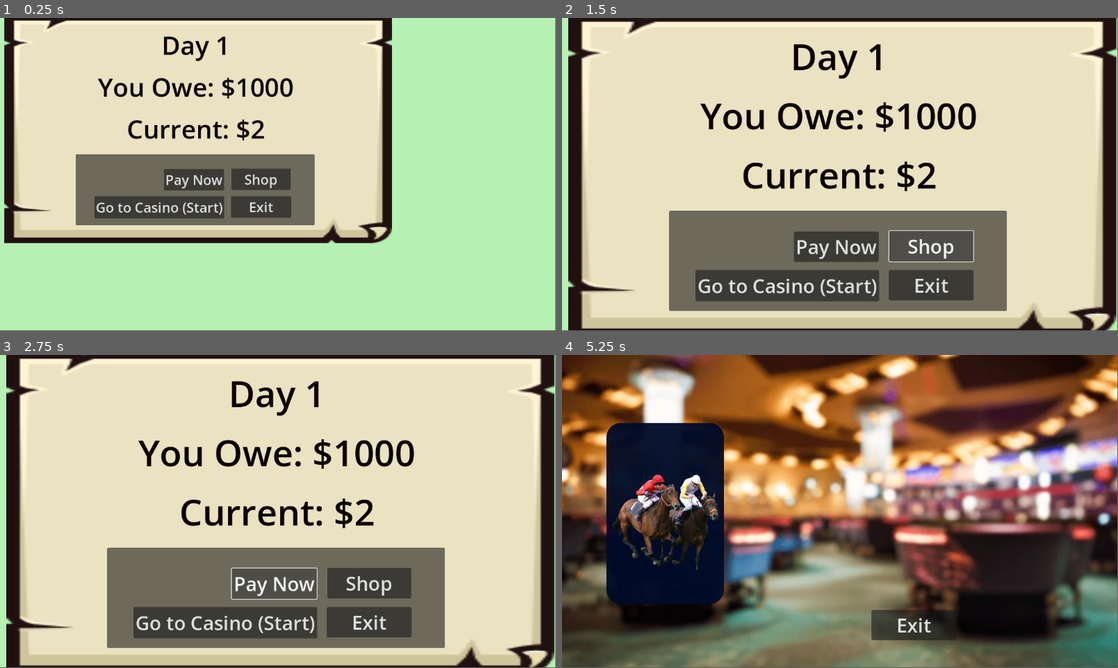
Above: before the commit, frames 1-4 (two rows, left to right).
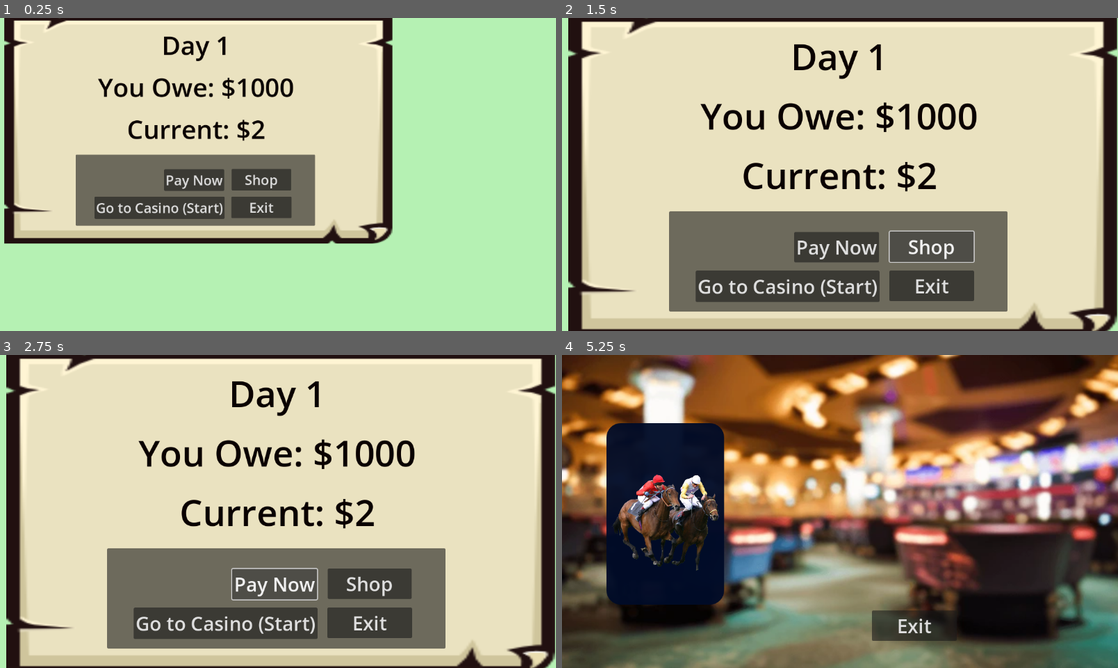
Above: after the commit, the same moments.

Repository: BigHBen/ACM_GameDev_Fall2024
Game: Godot game, scene res://Scenes/hub.tscn
The game is run twice, just before and just after one commit, with the same random seed, the same clock (stepped at 60 frames per second) and the same inputs.
Inputs:
- Up to frame 1 (0.25 s): no input
- Up to frame 2 (1.5 s): click "Pay Now" at 0.5 s; click "Shop" at 1.25 s
- Up to frame 3 (2.75 s): click "Pay Now" at 2 s
- Up to frame 4 (5.25 s): click "Shop" at 2.75 s; click "Pay Now" at 3.5 s; click "Shop" at 4.25 s; click "Go to Casino (Start)" at 5 s
In our replay, the window is 799x449 before the commit and 800x450 after it. These sizes can differ from the game's own. Grey fills any space a smaller window leaves; there, only what the larger window draws over its background counts as a difference.

The runs differ from the first frame. In frame 1, 2.7% of the frame differs, in the area x 0-71%, y 0-73%; in frame 2, 4.3%; in frame 3, 4.3%, in the area x 0-100%, y 0-100%; in frame 4, 1.1%.

Commit message:
Display Mode Change
Went into project settings and made it so all that greenspace doesn't show in fullscreen.

Diff:
--- a/Scenes/horse_race_menu.tscn
+++ b/Scenes/horse_race_menu.tscn
@@ -77,12 +77,12 @@
 
 [node name="5_dolar" type="Button" parent="UI/MenuPanel/HBoxContainer"]
 layout_mode = 2
+theme_override_colors/font_disabled_color = Color(0, 0, 0, 1)
+theme_override_colors/font_hover_pressed_color = Color(0, 0, 0, 1)
+theme_override_colors/font_hover_color = Color(0, 0, 0, 1)
+theme_override_colors/font_pressed_color = Color(0, 0, 0, 1)
+theme_override_colors/font_focus_color = Color(0, 0, 0, 1)
 theme_override_colors/font_color = Color(1, 1, 1, 1)
-theme_override_colors/font_pressed_color = Color(0, 0, 0, 1)
-theme_override_colors/font_hover_color = Color(0, 0, 0, 1)
-theme_override_colors/font_focus_color = Color(0, 0, 0, 1)
-theme_override_colors/font_hover_pressed_color = Color(0, 0, 0, 1)
-theme_override_colors/font_disabled_color = Color(0, 0, 0, 1)
 theme_override_fonts/font = SubResource("FontFile_gyxh8")
 theme_override_font_sizes/font_size = 91
 text = "$5"
@@ -92,12 +92,12 @@
 
 [node name="10_dollar_bet" type="Button" parent="UI/MenuPanel/HBoxContainer"]
 layout_mode = 2
+theme_override_colors/font_disabled_color = Color(0, 0, 0, 1)
+theme_override_colors/font_hover_pressed_color = Color(0, 0, 0, 1)
+theme_override_colors/font_hover_color = Color(0, 0, 0, 1)
+theme_override_colors/font_pressed_color = Color(0, 0, 0, 1)
+theme_override_colors/font_focus_color = Color(0, 0, 0, 1)
 theme_override_colors/font_color = Color(1, 1, 1, 1)
-theme_override_colors/font_pressed_color = Color(0, 0, 0, 1)
-theme_override_colors/font_hover_color = Color(0, 0, 0, 1)
-theme_override_colors/font_focus_color = Color(0, 0, 0, 1)
-theme_override_colors/font_hover_pressed_color = Color(0, 0, 0, 1)
-theme_override_colors/font_disabled_color = Color(0, 0, 0, 1)
 theme_override_fonts/font = SubResource("FontFile_gyxh8")
 theme_override_font_sizes/font_size = 91
 text = "$10"
@@ -107,12 +107,12 @@
 
 [node name="25_dollar_bet" type="Button" parent="UI/MenuPanel/HBoxContainer"]
 layout_mode = 2
+theme_override_colors/font_disabled_color = Color(0, 0, 0, 1)
+theme_override_colors/font_hover_pressed_color = Color(0, 0, 0, 1)
+theme_override_colors/font_hover_color = Color(0, 0, 0, 1)
+theme_override_colors/font_pressed_color = Color(0, 0, 0, 1)
+theme_override_colors/font_focus_color = Color(0, 0, 0, 1)
 theme_override_colors/font_color = Color(1, 1, 1, 1)
-theme_override_colors/font_pressed_color = Color(0, 0, 0, 1)
-theme_override_colors/font_hover_color = Color(0, 0, 0, 1)
-theme_override_colors/font_focus_color = Color(0, 0, 0, 1)
-theme_override_colors/font_hover_pressed_color = Color(0, 0, 0, 1)
-theme_override_colors/font_disabled_color = Color(0, 0, 0, 1)
 theme_override_fonts/font = SubResource("FontFile_gyxh8")
 theme_override_font_sizes/font_size = 91
 text = "$25"
--- a/project.godot
+++ b/project.godot
@@ -12,8 +12,12 @@
 
 config/name="GameDevFall2024_QYLG"
 run/main_scene="res://Scenes/hub.tscn"
-config/features=PackedStringArray("4.1", "Forward Plus")
+config/features=PackedStringArray("4.3", "Forward Plus")
 config/icon="res://Icon/casino-chip.png"
+
+[display]
+
+window/stretch/mode="viewport"
 
 [rendering]
 
Not shown, changed: License.txt
